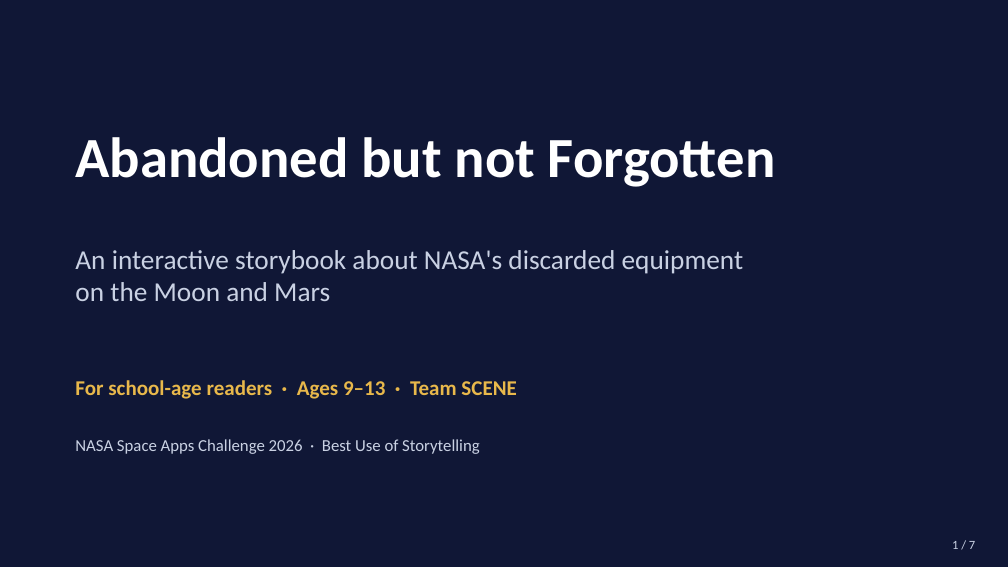
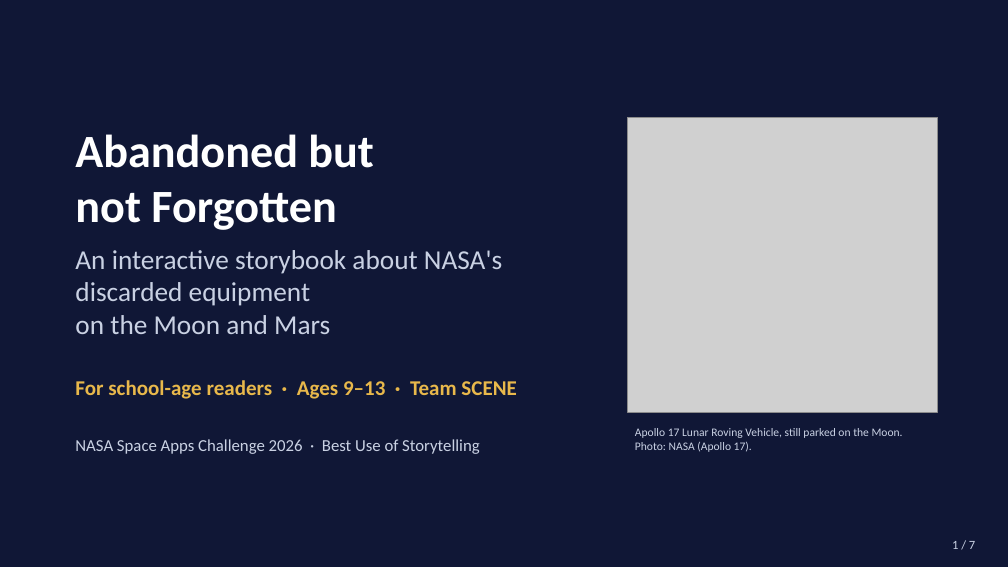
Before and after one commit to Forward123Giruji/scene-storybook, a slide deck: slide 1 of SCENE-demo-deck-7-slides.pptx. Drawn at 1008x567 pixels with LibreOffice and Linux fonts; fonts in the diff are those of the drawing; grey boxes stand for pictures. Boxes give left, top, right and bottom in pixels: in the first picture for what was removed or moved away, otherwise in the second. Text is boxed around its words. In the diff, an @@ line names an element or a change of style, - is before the commit and + after.

Commit message:
Update demo deck with photos

```diff
--- a/SCENE-demo-deck-7-slides.pptx
+++ b/SCENE-demo-deck-7-slides.pptx
@@ text "Abandoned but not Forgotten" at bbox=[75, 134, 374, 230]: size 54 to 44 pt @@
@@ picture added at bbox=[628, 117, 938, 412] @@
@@ text "An interactive storybook about NASA's ..." rewrapped from bbox=[75, 250, 743, 301] to bbox=[75, 250, 502, 334] @@
@@ text added at bbox=[635, 428, 903, 452], 11 pt, text #C9D1E3 @@
+Apollo 17 Lunar Roving Vehicle, still parked on the Moon. Photo: NASA (Apollo 17).
```
Also in this commit, not shown: 6 other slides changed.
